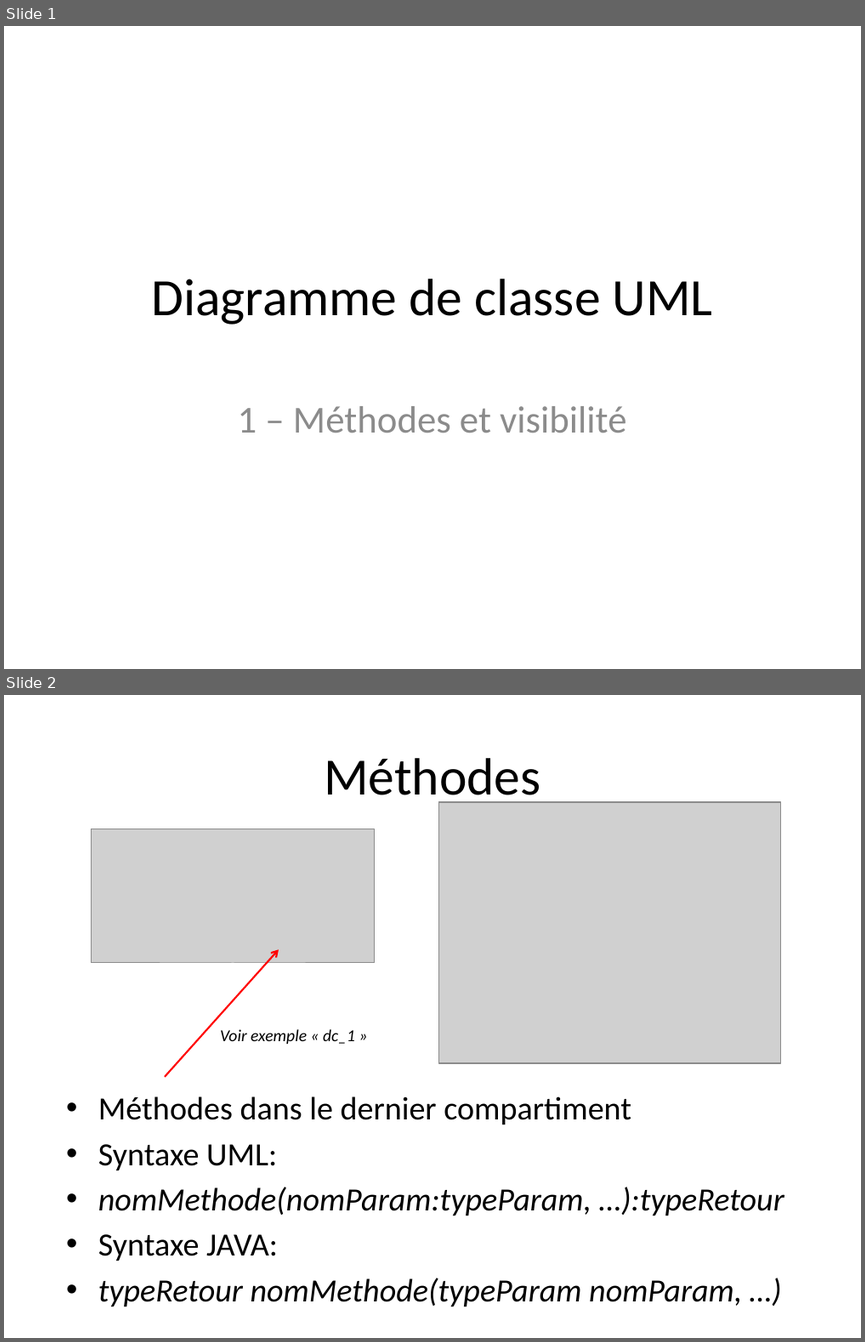
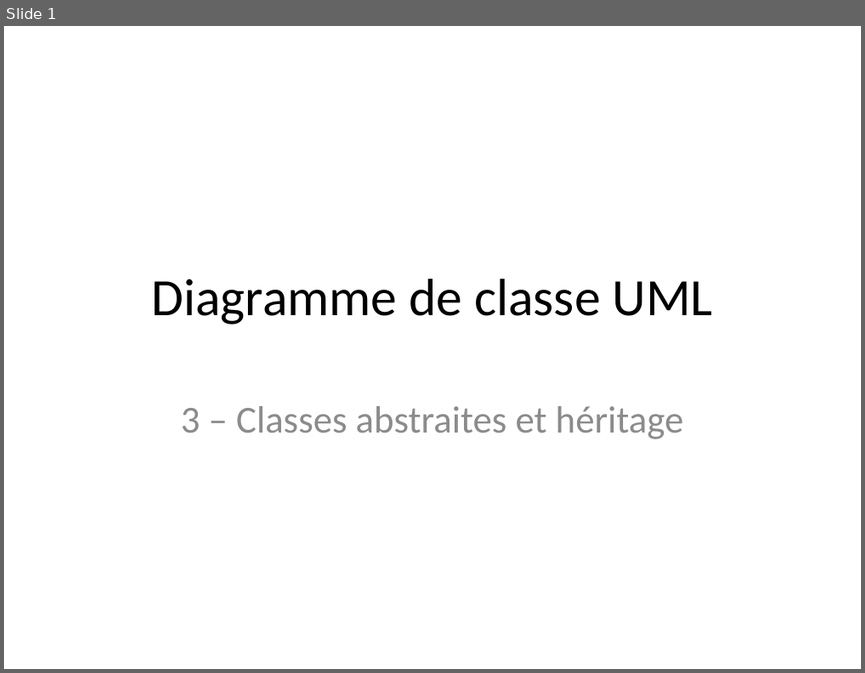
Before and after one commit to profesig/exosOO, a slide deck: Diagramme de classe/L3 - Classes abstraites et héritage/L3 - Classes abstraites et héritage.pptx. Shown one above the other, each under a label of ours: slides 1 and 2 before the commit, slide 1 after it. The pictures are 865x1342 and 865x673 pixels, drawn with LibreOffice and Linux fonts; fonts in the diff are those of the drawing; grey boxes stand for pictures. Boxes give left, top, right and bottom in pixels: in the first picture for what was removed or moved away, otherwise in the second. Text is boxed around its words. In the diff, an @@ line names an element or a change of style, - is before the commit and + after.

Commit message:
L3 - Classes abstraites et héritage

```diff
--- a/Diagramme de classe/L3 - Classes abstraites et héritage/L3 - Classes abstraites et héritage.pptx
+++ b/Diagramme de classe/L3 - Classes abstraites et héritage/L3 - Classes abstraites et héritage.pptx
@@ slide 2 removed at <box>4,695,861,1338</box>, background #FFFFFF @@
@@ title removed at <box>324,758,540,807</box> @@
-Méthodes
@@ picture removed at <box>439,802,780,1063</box> @@
@@ picture removed at <box>92,828,375,962</box> @@
@@ arrow removed from (164, 1077) to (279, 949) @@
@@ text removed at <box>220,1029,355,1043</box> @@
-Voir exemple « dc_1 »
@@ text removed at <box>98,1096,784,1306</box> @@
-• Méthodes dans le dernier compartiment
-• Syntaxe UML:
-• nomMethode(nomParam:typeParam, …):typeRetour
-• Syntaxe JAVA:
-• typeRetour nomMethode(typeParam nomParam, …)
@@ slide 1 changed as well @@
@@ subtitle at <box>181,406,684,439</box>: text changed @@
-1 – Méthodes et visibilité
+3 – Classes abstraites et héritage
```
Also in this commit, not shown: 1 other slide changed, 2 slides added, 2 other slides removed, 5 other files.
